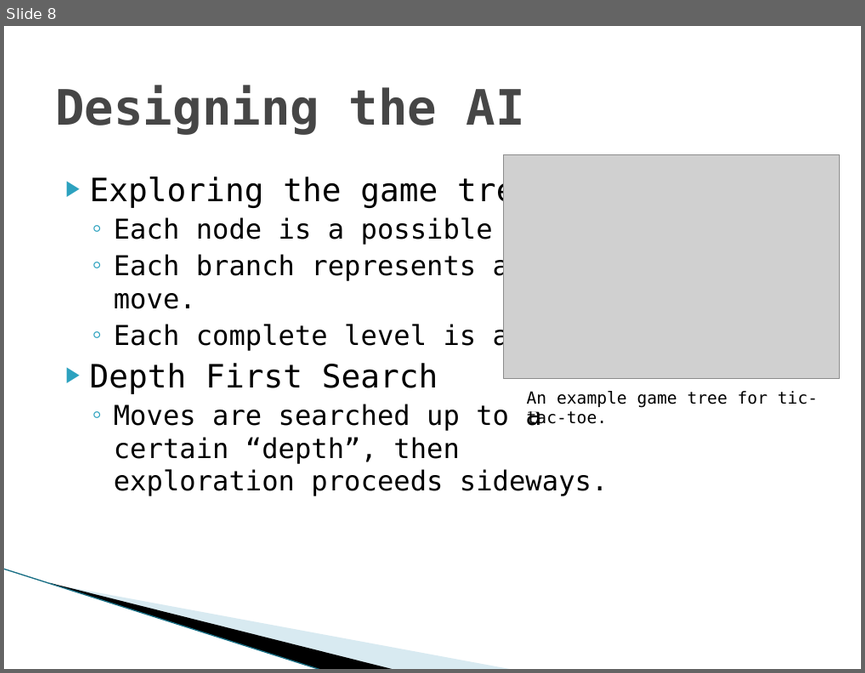
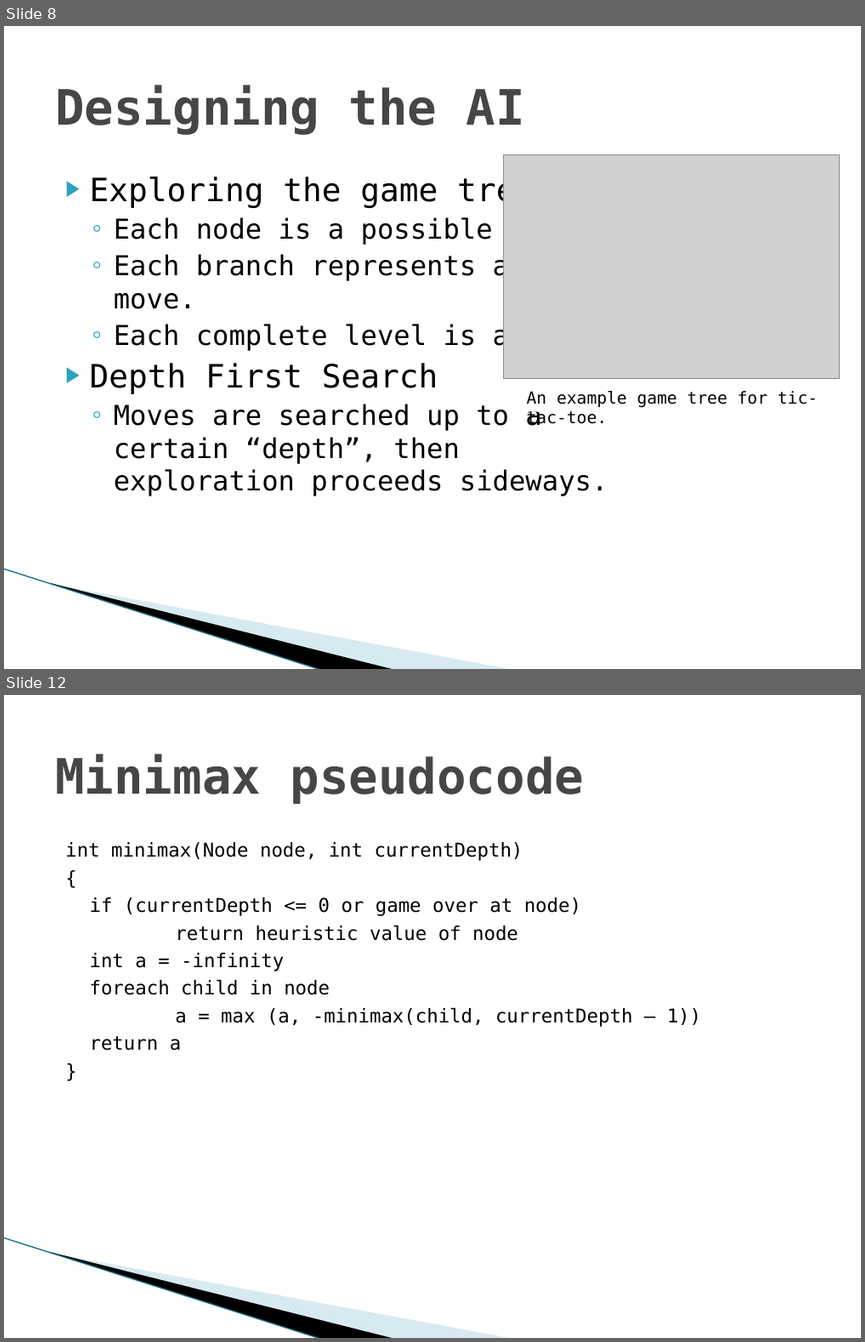
Before and after one commit to TadCordle/Senior-Project, a slide deck: Game Theory and Artificial Intelligence Design.pptx. Shown one above the other, each under a label of ours: slide 8 before the commit, slides 8 and 12 after it; the slides between them are not shown. The pictures are 865x673 and 865x1342 pixels, drawn with LibreOffice and Linux fonts; fonts in the diff are those of the drawing; grey boxes stand for pictures; background and template pictures are left out. Boxes give left, top, right and bottom in pixels: in the first picture for what was removed or moved away, otherwise in the second. Text is boxed around its words. In the diff, an @@ line names an element or a change of style, - is before the commit and + after.

```diff
--- a/Game Theory and Artificial Intelligence Design.pptx
+++ b/Game Theory and Artificial Intelligence Design.pptx
@@ slide 12 added at box(4, 695, 861, 1338), background #FFFFFF; not listed: 3 template elements that a slide beside it also shows @@
@@ title added at box(55, 754, 584, 804), 41 pt, text #464646, bold @@
+Minimax pseudocode
@@ text added at box(65, 842, 701, 1050), 16 pt, text #000000 @@
+int minimax(Node node, int currentDepth)
+{
+if (currentDepth <= 0 or game over at node)
+return heuristic value of node
+int a = -infinity
+foreach child in node
+a = max (a, -minimax(child, currentDepth – 1))
+return a
+}
```
Also in this commit, not shown: 1 slide changed, 11 other slides added.
